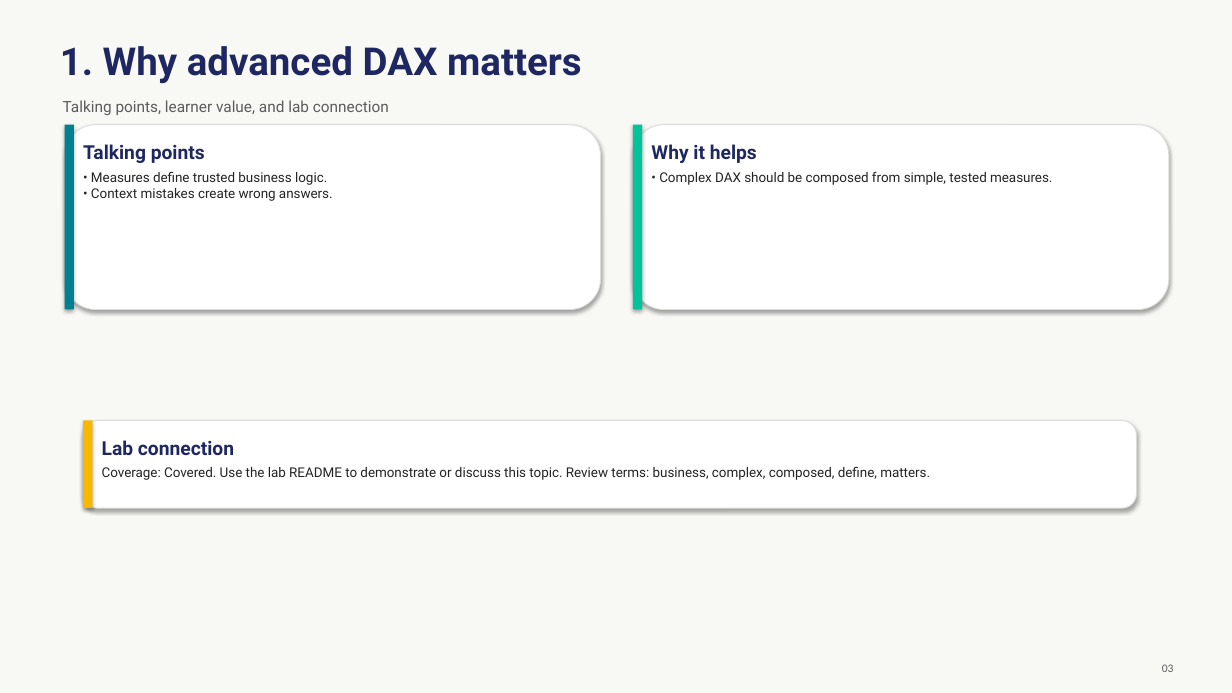
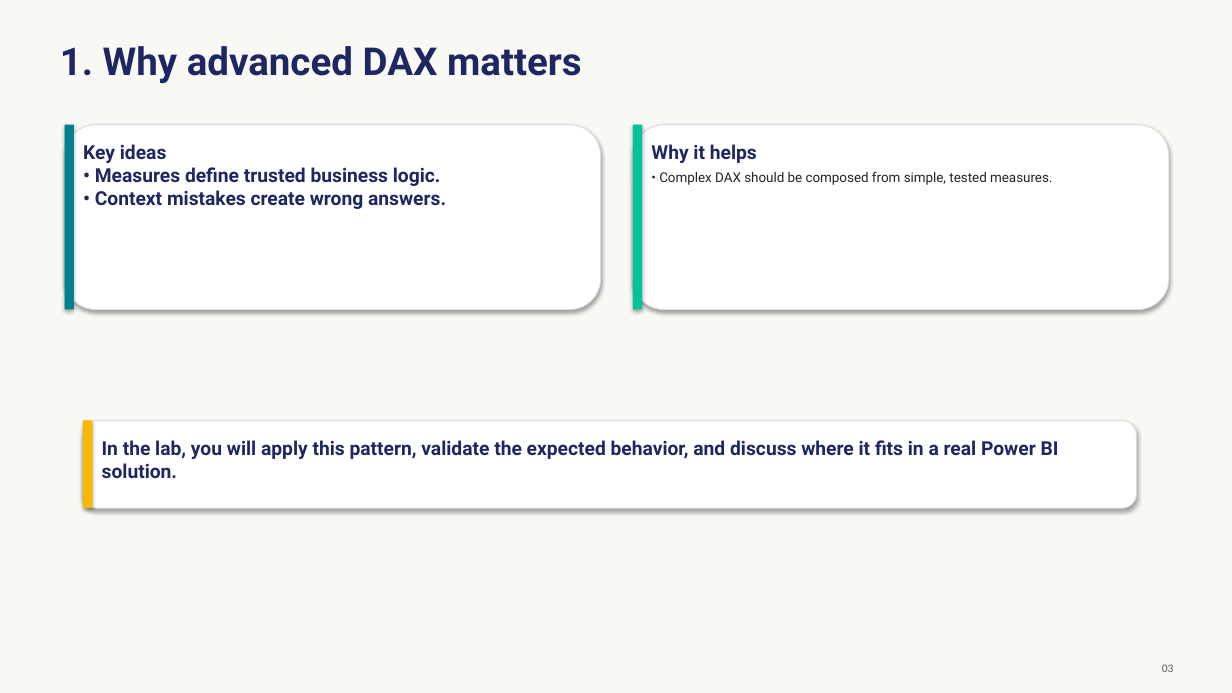
Before and after one commit to Coding-Forge/PBI-Advanced-Factory, a slide deck: slide 3 of modules/02-advanced-dax/assets/advanced-dax.pptx. Drawn at 1232x693 pixels with LibreOffice and Linux fonts; fonts in the diff are those of the drawing. Boxes give left, top, right and bottom in pixels: in the first picture for what was removed or moved away, otherwise in the second. Text is boxed around its words. In the diff, an @@ line names an element or a change of style, - is before the commit and + after.

```diff
--- a/modules/02-advanced-dax/assets/advanced-dax.pptx
+++ b/modules/02-advanced-dax/assets/advanced-dax.pptx
@@ text removed at (x1=63, y1=100, x2=389, y2=115) @@
-Talking points, learner value, and lab connection
@@ text at (x1=83, y1=144, x2=446, y2=209): text changed; size 10.5 to 15 pt; text colour #242424 to #1E2761; bold on @@
-Talking points
-• Measures define trusted business logic.
-• Context mistakes create wrong answers.
+Key ideas
+• Measures define trusted business logic.
+• Context mistakes create wrong answers.
@@ text at (x1=102, y1=440, x2=1059, y2=478): text changed; size 10.5 to 15 pt; text colour #242424 to #1E2761; bold on @@
-Lab connection
-Coverage: Covered. Use the lab README to demonstrate or discuss this topic. Review terms: business, complex, composed, define, matters.
+In the lab, you will apply this pattern, validate the expected behavior, and discuss where it fits in a real Power BI solution.
```
Also in this commit, not shown: 14 other slides changed, 10 other files.
